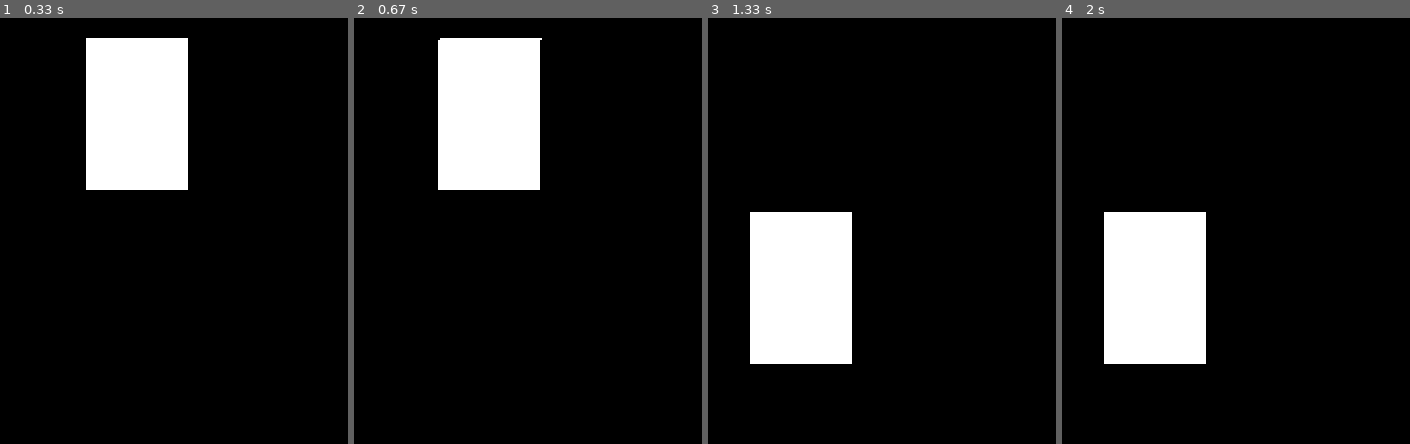
Above: before the commit, frames 1-4 (left to right).
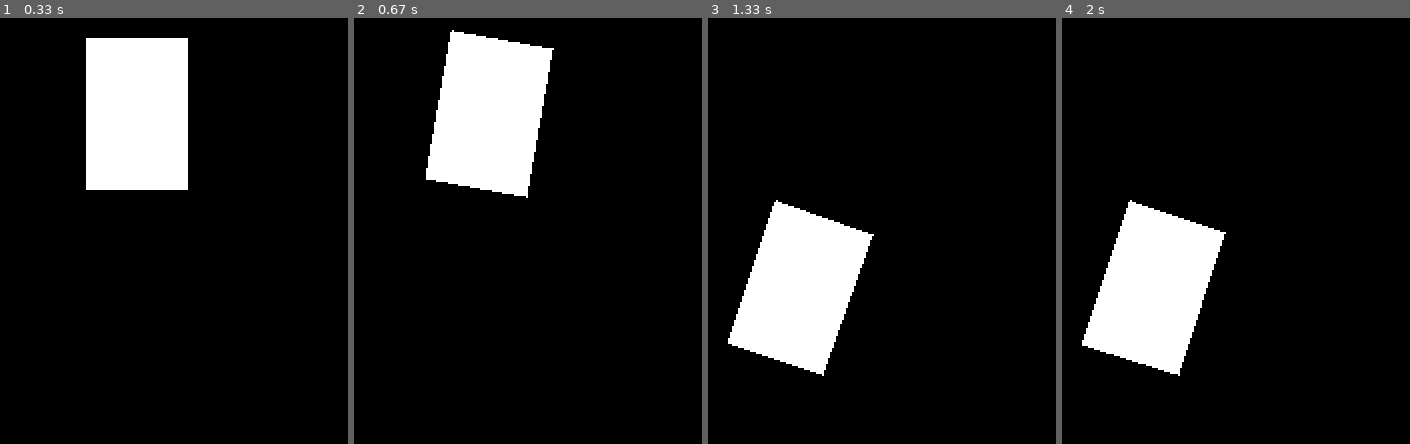
Above: after the commit, the same moments.

Repository: Wooyceps/mobile-robot-pygame-simulation
Game: pygame game, started from main.py
Two runs of this game, one before a commit and one after it. Both use one fixed random seed, a clock stepped at 60 frames per second and the inputs below.
Inputs:
- Up to frame 1 (0.33 s): no input
- Up to frame 2 (0.67 s): hold Right from 0.33 s (still down)
- Up to frame 3 (1.33 s): release Right at 0.8 s; hold Up 0.83-1.13 s; hold Right from 1.17 s (still down)
- Up to frame 4 (2 s): release Right at 1.63 s; hold Left from 1.67 s (still down)

Frame 1 is identical in both runs. In frame 2, 1.7% of the frame differs, in the area x 20-58%, y 2-43%; in frame 3, 2.8%, in the area x 5-48%, y 42-85%; in frame 4, 2.7%.

Commit message:
movement fixed

Diff:
--- a/main.py
+++ b/main.py
@@ -42,7 +42,7 @@
 
     def rotate(self, direction):
         self.angle_rad += self.rot_speed_deg * math.pi / 180 * direction
-        print(f"current angle: {self.angle_rad / 180 * math.pi} [deg], {self.angle_rad} [rad]")
+        print(f"current angle: {self.angle_rad * 180 / math.pi} [deg], {self.angle_rad} [rad]")
 
     def draw(self):
         WIN.fill(BLACK)
@@ -59,13 +59,10 @@
 
         rect_angles = [rect_ang, -rect_ang + math.pi, rect_ang + math.pi, -rect_ang]  # angle to each corner
 
-        # Convert rotation from degrees to radians.
-        rot_rad = (math.pi / 180) * self.angle_rad
-
         # Calculate the coordinates of each point.
         for angle in rect_angles:
-            y_offset = -1 * half_diag * math.sin(angle + rot_rad)
-            x_offset = half_diag * math.cos(angle + rot_rad)
+            y_offset = -1 * half_diag * math.sin(angle + self.angle_rad)
+            x_offset = half_diag * math.cos(angle + self.angle_rad)
             points.append((self.x + x_offset, self.y + y_offset))
 
         pygame.draw.polygon(WIN, self.color, points)
